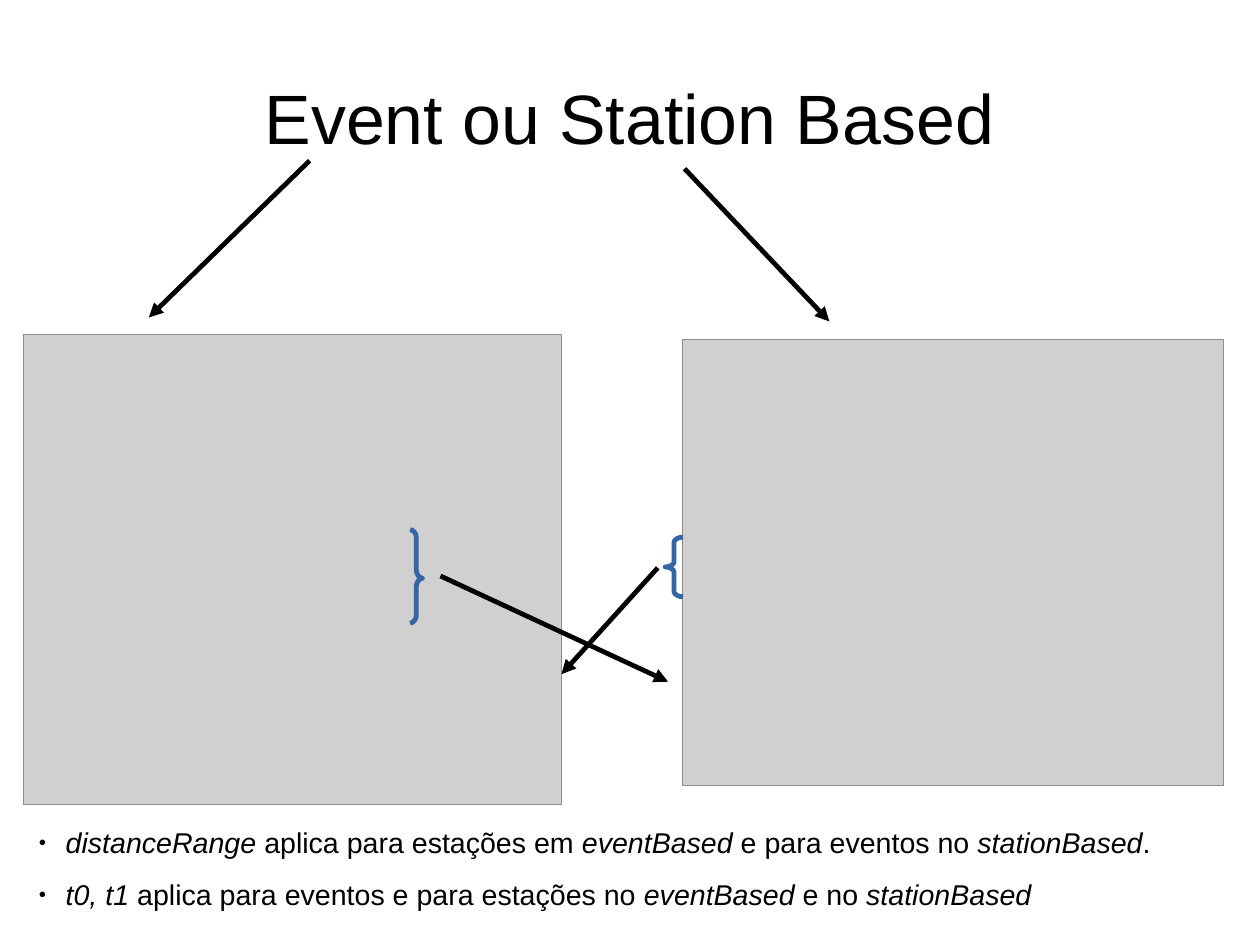
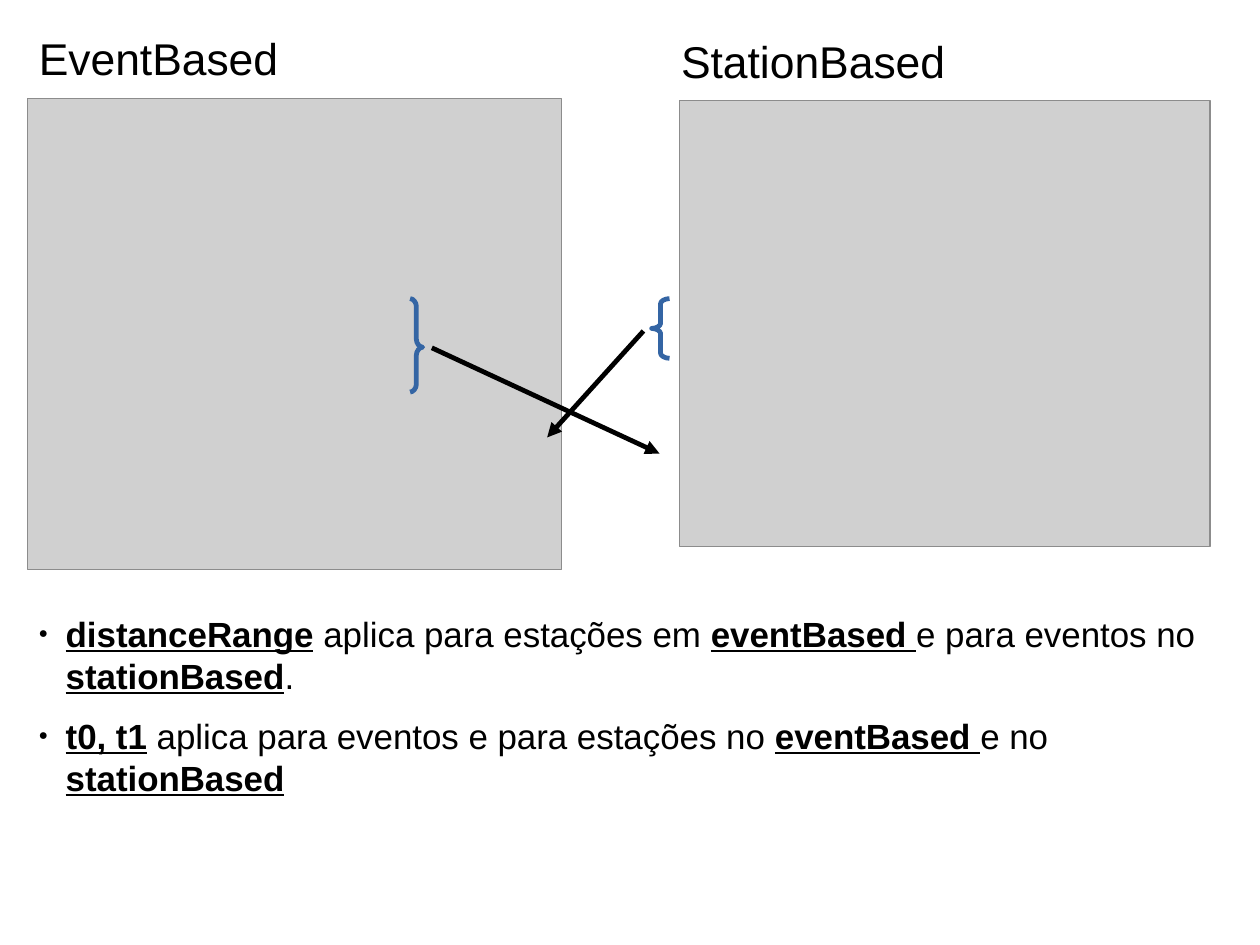
Before and after one commit to marcelobianchi/fetchtool, a slide deck: slide 17 of doc/fetchtool-intro.odp (slide 16 before the commit). Drawn at 1260x945 pixels with LibreOffice and Linux fonts; fonts in the diff are those of the drawing; grey boxes stand for pictures. Boxes give left, top, right and bottom in pixels: in the first picture for what was removed or moved away, otherwise in the second. Text is boxed around its words. In the diff, an @@ line names an element or a change of style, - is before the commit and + after.

```diff
--- a/doc/fetchtool-intro.odp
+++ b/doc/fetchtool-intro.odp
@@ text added at [39, 42, 278, 76], 28 pt, text #000000 @@
+EventBased
@@ text added at [681, 45, 945, 79], 28 pt, text #000000 @@
+StationBased
@@ picture: place and size @@
-picture at [24, 335, 561, 805]
+picture at [27, 98, 561, 568]
@@ title removed at [265, 93, 994, 145] @@
-Event ou Station Based
@@ picture: place and size @@
-picture at [683, 340, 1223, 785]
+picture at [679, 101, 1210, 547]
@@ arrow removed from (310, 161) to (149, 318) @@
@@ arrow removed from (685, 169) to (830, 321) @@
@@ freeform shape: place and size @@
-freeform shape at [410, 529, 423, 623]
+freeform shape at [410, 298, 423, 392]
@@ freeform shape: place and size @@
-freeform shape at [665, 537, 684, 597]
+freeform shape at [652, 298, 670, 358]
@@ arrow moved from (440, 576) - (669, 681) to (432, 348) - (660, 454) @@
@@ arrow moved from (659, 568) - (561, 675) to (644, 332) - (548, 438) @@
@@ text "distanceRange aplica para estações em ...": place and size @@
-text "distanceRange aplica para estações em ..." at [66, 832, 1150, 910]
+text "distanceRange aplica para estações em ..." at [66, 621, 1195, 796]
@@ text "distanceRange aplica para estações em ..." at [66, 621, 1195, 796]: size 18 to 22 pt; bold on, italic off, underline on in "distanceRange eventBased stationBased.", "t0, t1 eventBased stationBased" @@
```
Also in this commit, not shown: 18 other slides changed, 5 slides added, 1 slide removed.
